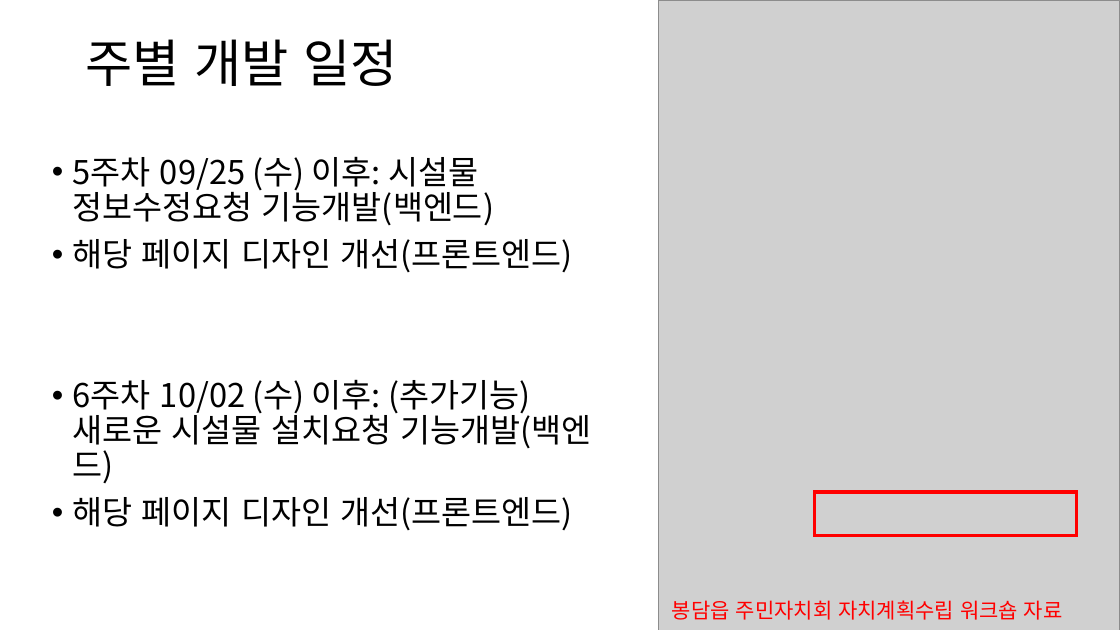
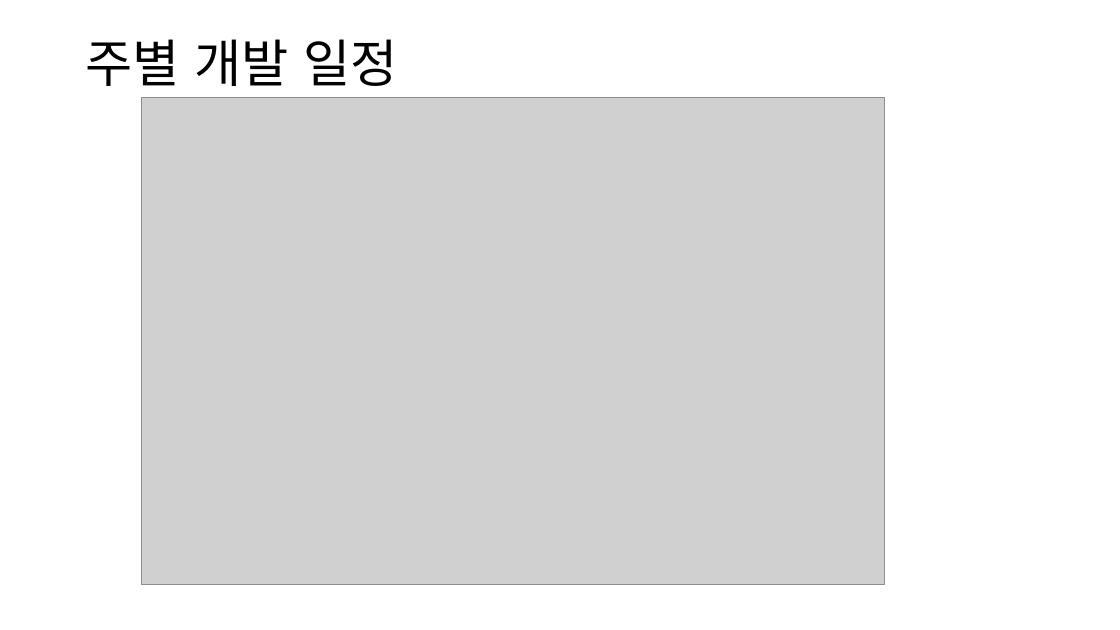
Before and after one commit to bongdam-safety/documents, a slide deck: slide 4 of 업무분장 및 주차별 일정.pptx. Drawn at 1120x630 pixels with LibreOffice and Linux fonts; fonts in the diff are those of the drawing; grey boxes stand for pictures. Boxes give left, top, right and bottom in pixels: in the first picture for what was removed or moved away, otherwise in the second. Text is boxed around its words. In the diff, an @@ line names an element or a change of style, - is before the commit and + after.

Commit message:
업무분장 및 주차별계획 수정

```diff
--- a/업무분장 및 주차별 일정.pptx
+++ b/업무분장 및 주차별 일정.pptx
@@ picture removed at <box>659,0,1120,630</box> @@
@@ picture added at <box>141,97,885,585</box> @@
@@ text removed at <box>73,156,591,530</box> @@
-• 5주차 09/25 (수) 이후: 시설물 정보수정요청 기능개발(백엔드)
-• 해당 페이지 디자인 개선(프론트엔드)
-• 6주차 10/02 (수) 이후: (추가기능) 새로운 시설물 설치요청 기능개발(백엔드)
-• 해당 페이지 디자인 개선(프론트엔드)
@@ rectangle removed at <box>815,492,1077,535</box> @@
@@ text removed at <box>672,600,1063,620</box> @@
-봉담읍 주민자치회 자치계획수립 워크숍 자료
```
Also in this commit, not shown: 4 other slides changed, 1 slide added, 1 slide removed, 1 other file.
